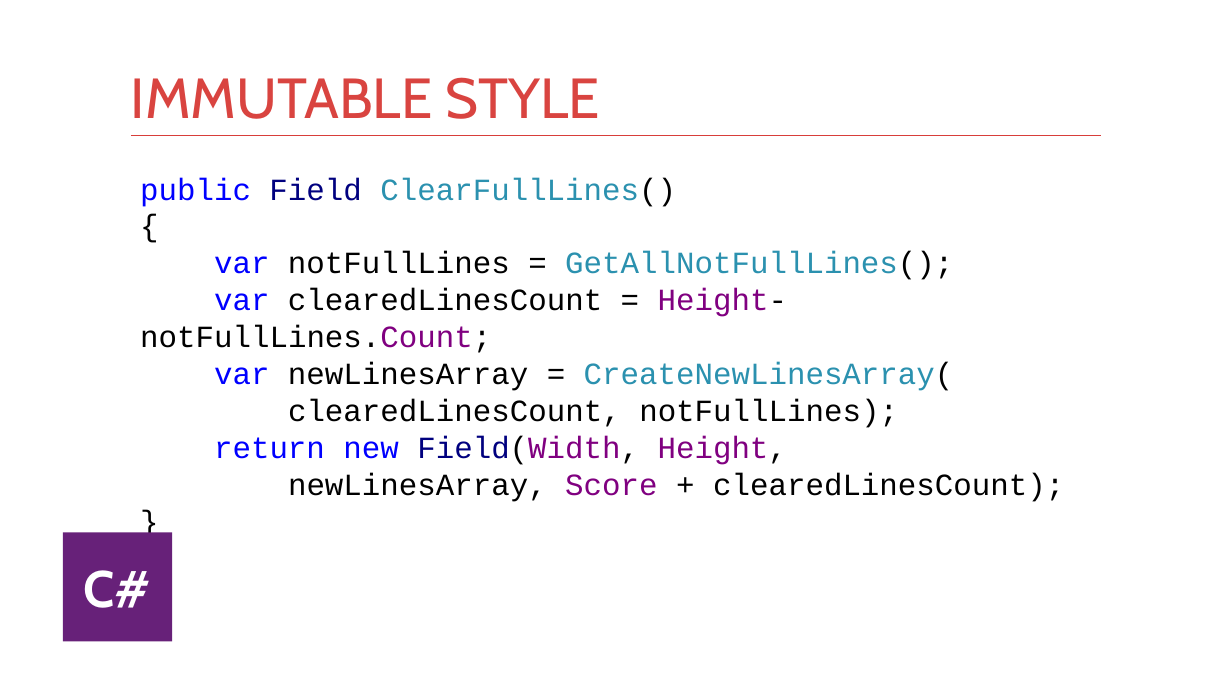
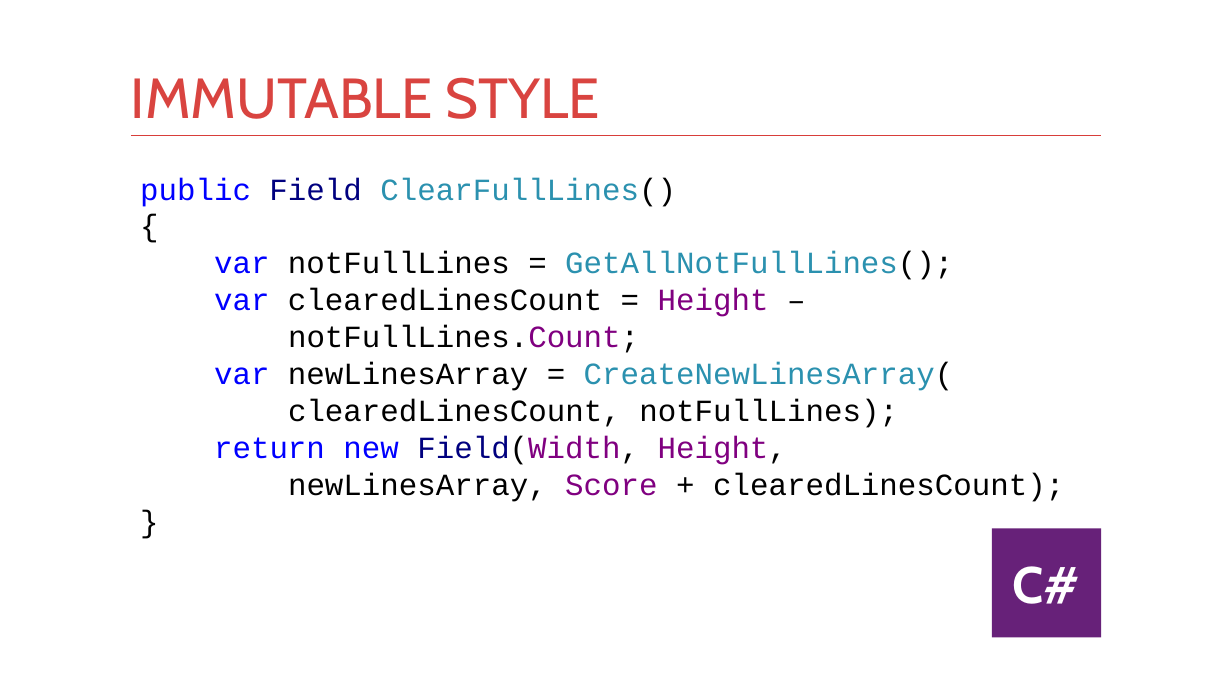
Before and after one commit to kontur-courses/clean-code, a slide deck: slide 45 of clean-code.pptx (slide 42 before the commit). Drawn at 1232x693 pixels with LibreOffice and Linux fonts; fonts in the diff are those of the drawing. Boxes give left, top, right and bottom in pixels: in the first picture for what was removed or moved away, otherwise in the second. Text is boxed around its words. In the diff, an @@ line names an element or a change of style, - is before the commit and + after.

```diff
--- a/clean-code.pptx
+++ b/clean-code.pptx
@@ text at box(140, 177, 1064, 502): text changed @@
-public Field ClearFullLines()
-{
-var notFullLines = GetAllNotFullLines();
-var clearedLinesCount = Height-notFullLines.Count;
-var newLinesArray = CreateNewLinesArray(
-clearedLinesCount, notFullLines);
-return new Field(Width, Height,
-newLinesArray, Score + clearedLinesCount);
-}
+public Field ClearFullLines()
+{
+var notFullLines = GetAllNotFullLines();
+var clearedLinesCount = Height –
+notFullLines.Count;
+var newLinesArray = CreateNewLinesArray(
+clearedLinesCount, notFullLines);
+return new Field(Width, Height,
+newLinesArray, Score + clearedLinesCount);
+}
@@ rectangle "C#": place and size @@
-rectangle "C#" at box(63, 532, 172, 641)
+rectangle "C#" at box(993, 529, 1102, 638)
```
Also in this commit, not shown: 15 other slides changed, 7 slides added, 3 slides removed, 7 other files.
